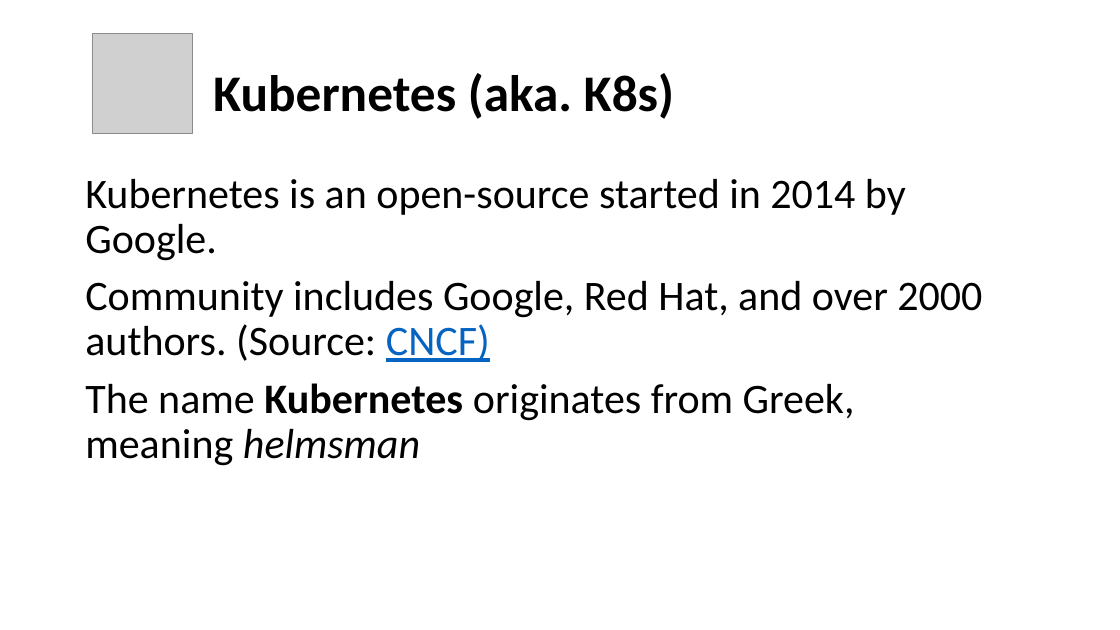
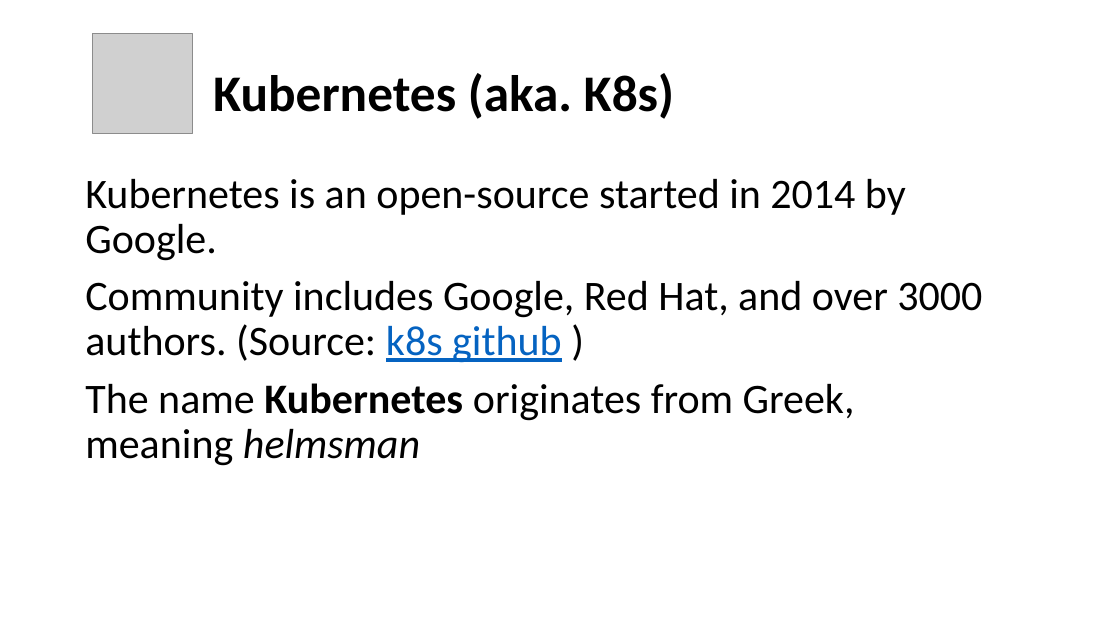
Before and after one commit to eylonmalin/k8s-training, a slide deck: slide 29 of day-1/Using Kubernetes Day 1.pptx. Drawn at 1120x630 pixels with LibreOffice and Linux fonts; fonts in the diff are those of the drawing; grey boxes stand for pictures. Boxes give left, top, right and bottom in pixels: in the first picture for what was removed or moved away, otherwise in the second. Text is boxed around its words. In the diff, an @@ line names an element or a change of style, - is before the commit and + after.

```diff
--- a/day-1/Using Kubernetes Day 1.pptx
+++ b/day-1/Using Kubernetes Day 1.pptx
@@ text at [85, 281, 982, 363]: text changed @@
-Community includes Google, Red Hat, and over 2000 authors. (Source: CNCF)
+Community includes Google, Red Hat, and over 3000 authors. (Source: k8s github )
```
Also in this commit, not shown: 1 other slide changed, 1 other file.
